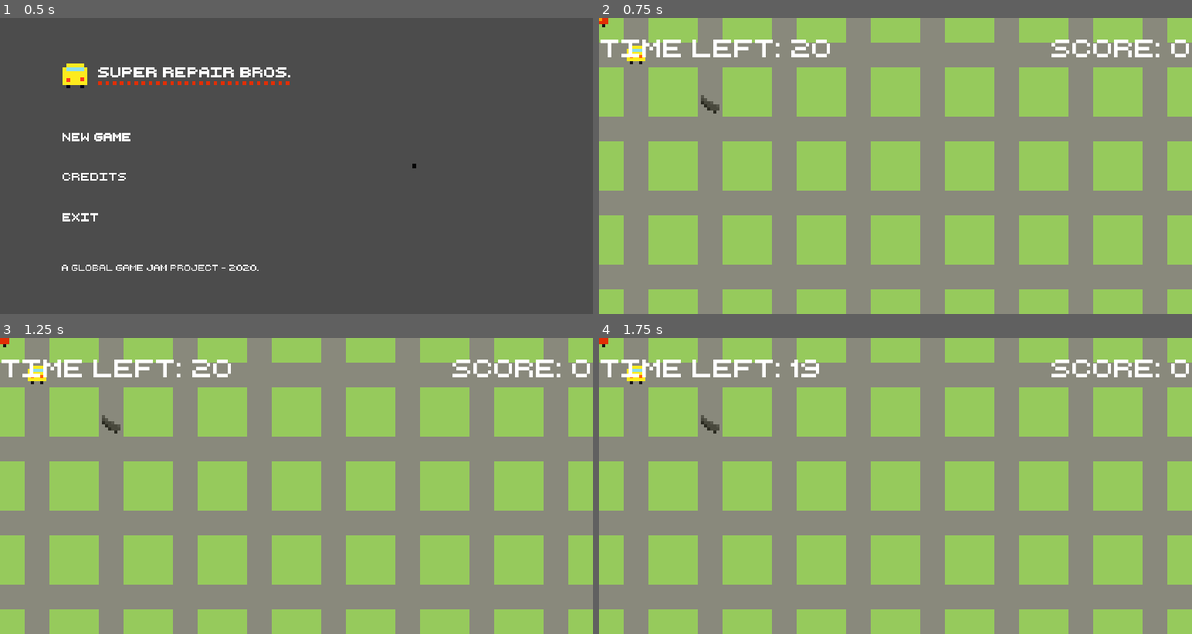
Above: before the commit, frames 1-4 (two rows, left to right).
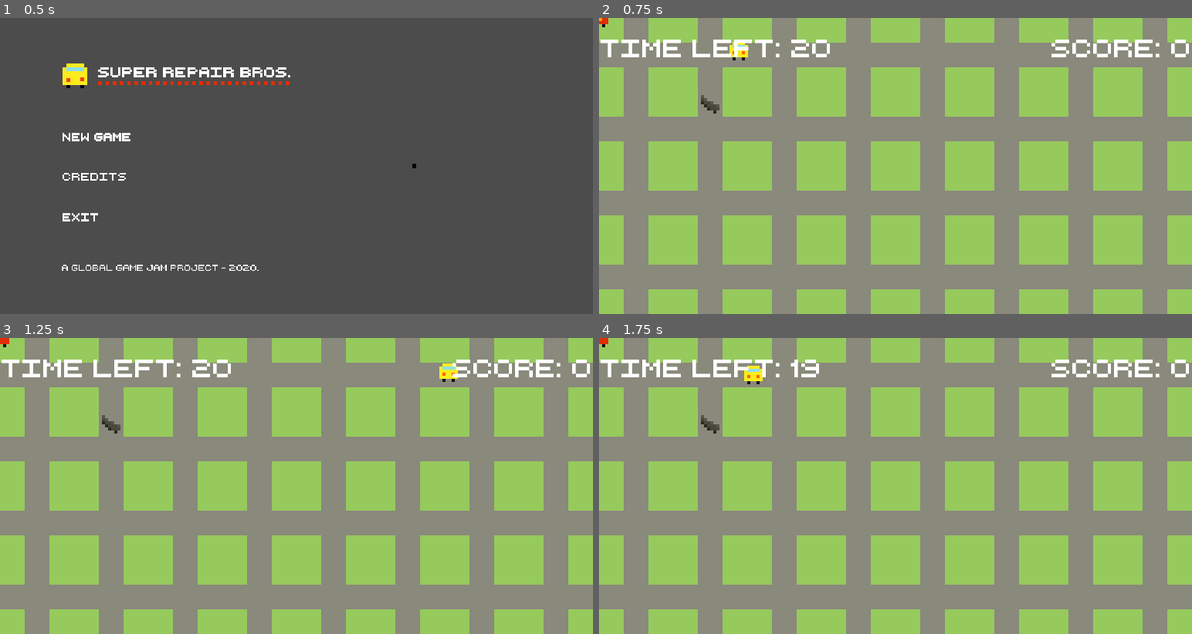
Above: after the commit, the same moments.

Repository: super-repair-bros/super-repair-bros
Game: Godot game, scene res://Scenes/TitleScreen/TitleScreen.tscn
The game is run twice, just before and just after one commit, with the same random seed, the same clock (stepped at 60 frames per second) and the same inputs.
Inputs (mouse positions are in pixels of both pictures, inside the frame that each line leads up to):
- Up to frame 1 (0.5 s): no input
- Up to frame 2 (0.75 s): click (776, 136) at 0.5 s
- Up to frame 3 (1.25 s): no input
- Up to frame 4 (1.75 s): hold D (right) from 1.28 s (still down)

Frame 1 is identical in both runs. In frame 2, 0.2% of the frame differs, in the area x 4-26%, y 8-16%; in frame 3, 0.3%; in frame 4, 0.3%, in the area x 4-28%, y 9-16%.
Error before the commit: Parse Error: Mixed tabs and spaces in indentation. (res://Scenes/PlayerCar/PlayerCar.gd:45)

Commit message:
Fix intendend

Diff:
--- a/Scenes/PlayerCar/PlayerCar.gd
+++ b/Scenes/PlayerCar/PlayerCar.gd
@@ -42,5 +42,5 @@
 	else:
 		get_input()
 		velocity = move_and_slide (velocity, Vector2( 0, 0 ), false, 1)
-	    change_direction()
-	    world_is_endless()
+		change_direction()
+		world_is_endless()
